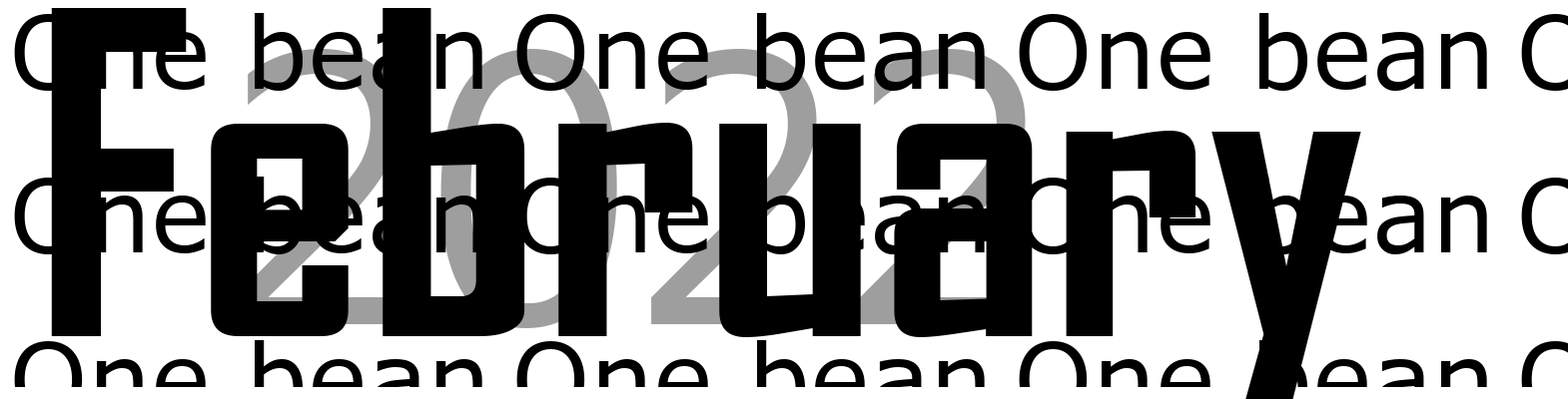
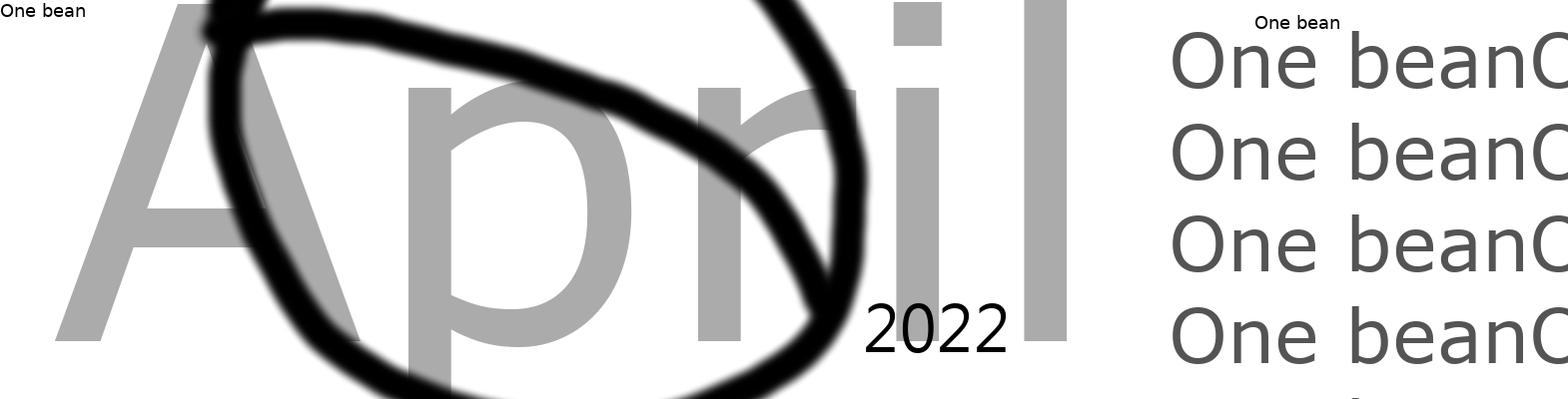
Two versions of the same layered image (w=1568, h=399). Layer-by-layer changes:
removed layer "February" over [left=50, top=7, right=1362, bottom=399]
added layer "2022" above "圖層 #2" over [left=865, top=303, right=1007, bottom=354]
renamed "2022" to "圖層 #2", opacity 38% → 100%, moved it above "April", painted on it over [left=233, top=48, right=1026, bottom=329]
added layer "April" (33%) above "圖層 #1" over [left=53, top=0, right=1068, bottom=399]
painted on "圖層" over [left=189, top=0, right=875, bottom=399]
removed layer "One bean #3" over [left=13, top=12, right=1568, bottom=388]
added layer "One bean #1" above "One bean #2" over [left=0, top=2, right=85, bottom=17]
added layer "One bean #2" above "One bean" over [left=1255, top=14, right=1340, bottom=29]
added layer "One bean" (67%) over [left=1172, top=30, right=1568, bottom=399]
